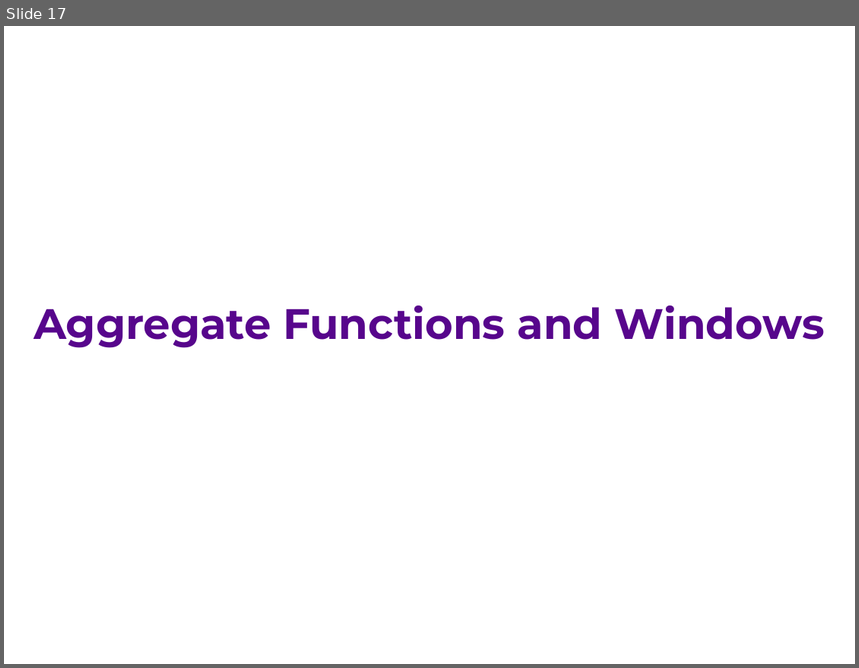
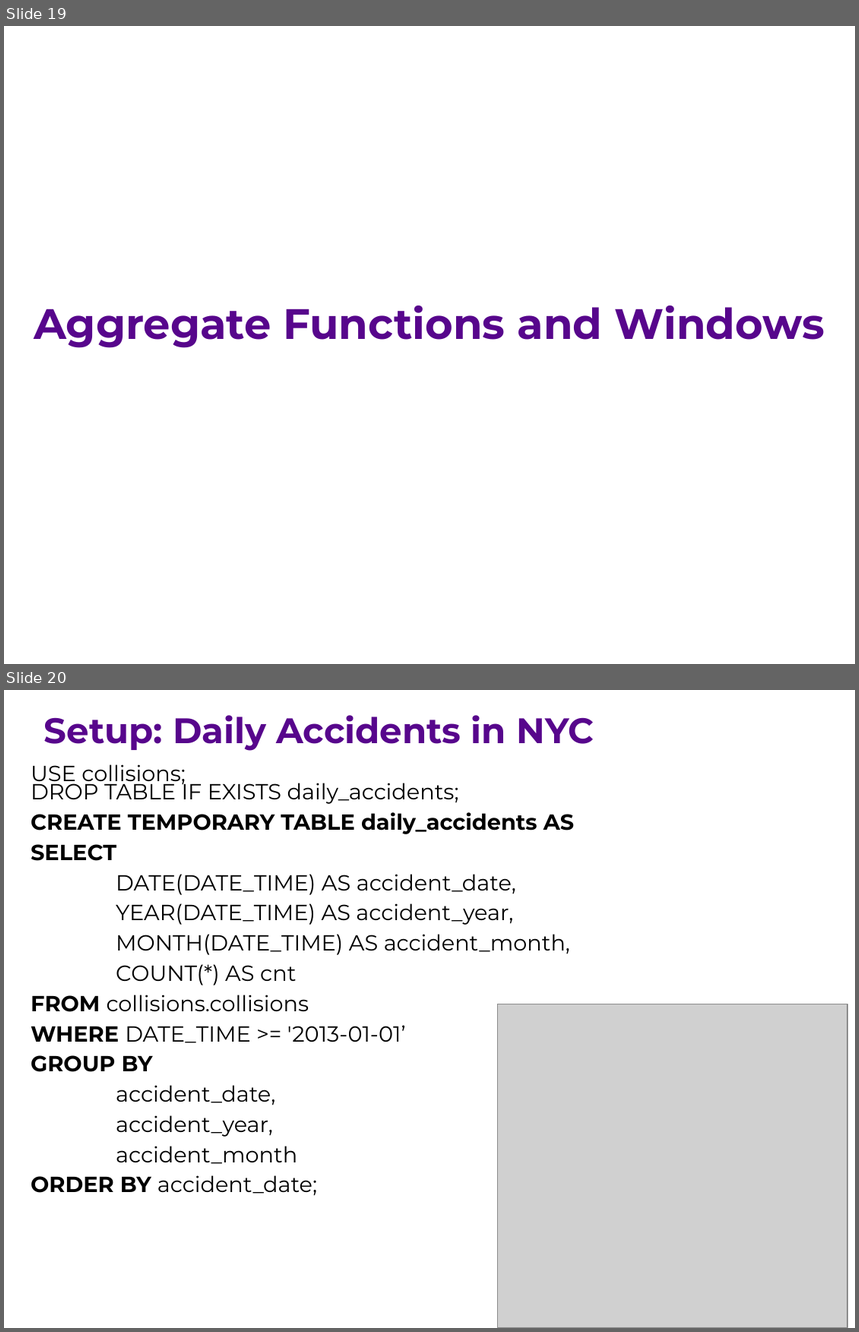
Before and after one commit to ipeirotis/introduction-to-databases, a slide deck: session7/G-Window_queries.pptx. Shown one above the other, each under a label of ours: slide 17 before the commit, slides 19 and 20 after it. The pictures are 859x668 and 859x1332 pixels, drawn with LibreOffice and Linux fonts; fonts in the diff are those of the drawing; grey boxes stand for pictures. Boxes give left, top, right and bottom in pixels: in the first picture for what was removed or moved away, otherwise in the second. Text is boxed around its words. In the diff, an @@ line names an element or a change of style, - is before the commit and + after.

```diff
--- a/session7/G-Window_queries.pptx
+++ b/session7/G-Window_queries.pptx
@@ slide 20 added at [4, 690, 855, 1328], background #FFFFFF @@
@@ text added at [44, 715, 594, 751], 30 pt, text #57068C, bold @@
+Setup: Daily Accidents in NYC
@@ text added at [31, 764, 574, 1196], 18.5 pt, text #000000 @@
+USE collisions;
+DROP TABLE IF EXISTS daily_accidents;
+CREATE TEMPORARY TABLE daily_accidents AS
+SELECT
+DATE(DATE_TIME) AS accident_date,
+YEAR(DATE_TIME) AS accident_year,
+MONTH(DATE_TIME) AS accident_month,
+COUNT(*) AS cnt
+FROM collisions.collisions
+WHERE DATE_TIME >= '2013-01-01’
+GROUP BY
+accident_date,
+accident_year,
+accident_month
+ORDER BY accident_date;
@@ picture added at [498, 1005, 848, 1328] @@
@@ what was slide 17 is now slide 19 @@
```
Also in this commit, not shown: 4 slides changed, 10 other slides added.
